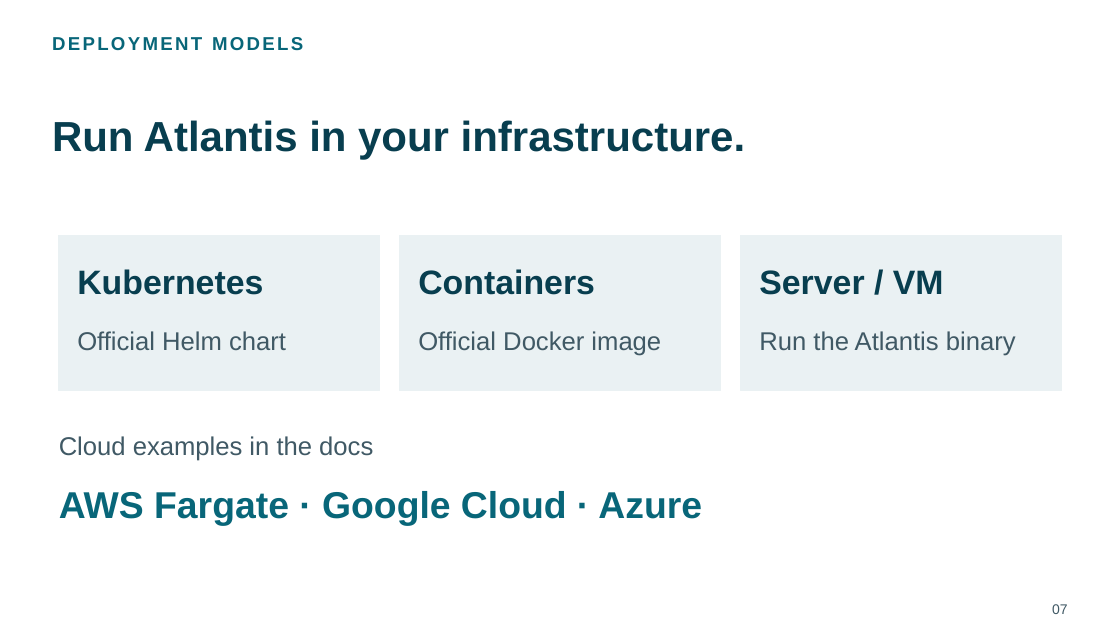
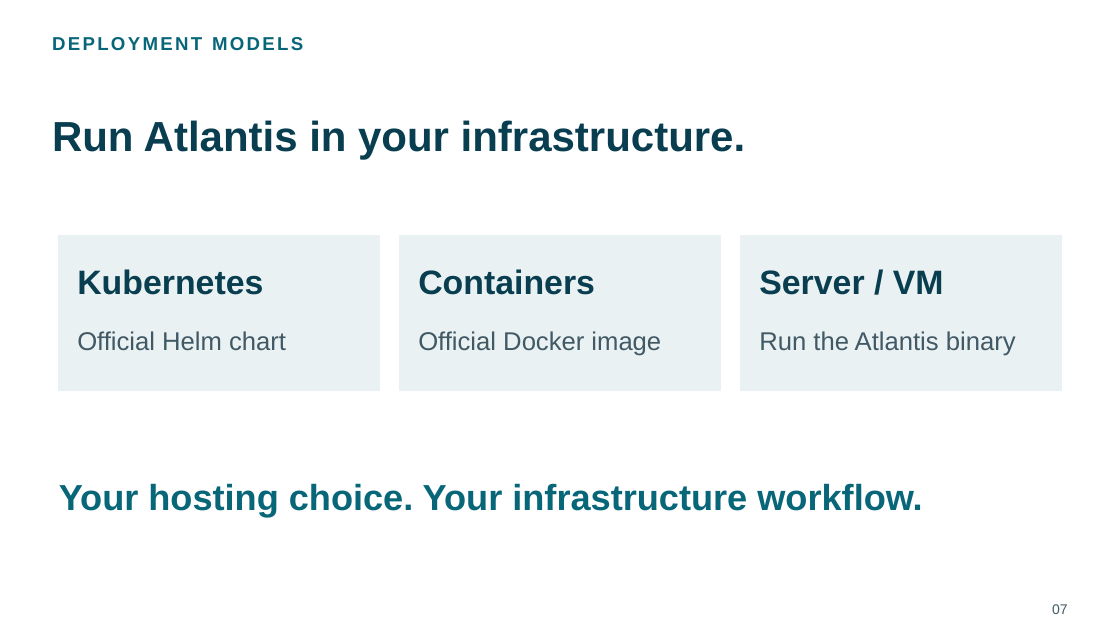
Before and after one commit to chenrui333/atlantis-talk, a slide deck: slide 7 of talks/kubecon-china-2026-atlantis-lightning/slides.pptx. Drawn at 1120x630 pixels with LibreOffice and Linux fonts; fonts in the diff are those of the drawing; background and template pictures are left out. Boxes give left, top, right and bottom in pixels: in the first picture for what was removed or moved away, otherwise in the second. Text is boxed around its words. In the diff, an @@ line names an element or a change of style, - is before the commit and + after.

Commit message:
docs: distribute Atlantis talk content and preserve reference deck

```diff
--- a/talks/kubecon-china-2026-atlantis-lightning/slides.pptx
+++ b/talks/kubecon-china-2026-atlantis-lightning/slides.pptx
@@ text at bbox=[59, 483, 922, 516]: text changed; size 22 to 31 pt; text colour #405965 to #086679; bold on @@
-Cloud examples in the docs
+Your hosting choice. Your infrastructure workflow.
@@ text removed at bbox=[59, 491, 702, 526] @@
-AWS Fargate · Google Cloud · Azure
```
Also in this commit, not shown: 3 other slides changed, 3 slides added, 3 slides removed, 27 other files.
